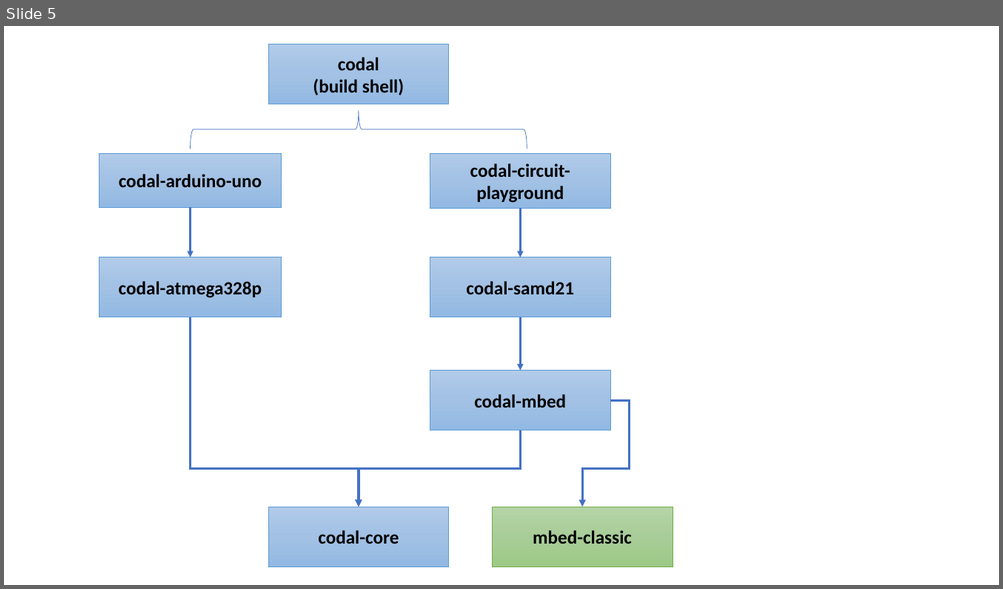
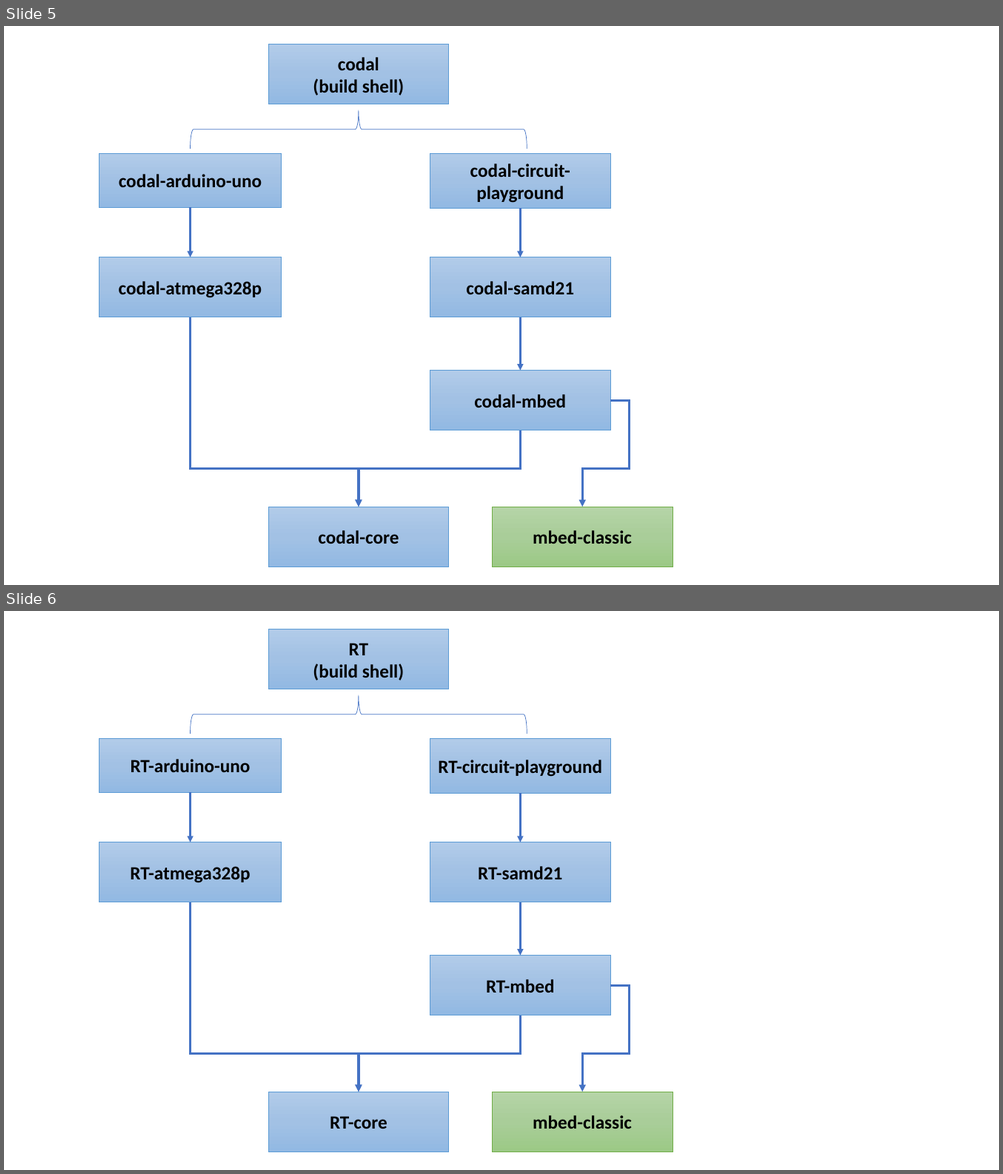
Before and after one commit to microsoft/pxt, a slide deck: papers/tr2017/diagrams.pptx. Shown one above the other, each under a label of ours: slide 5 before the commit, slides 5 and 6 after it. The pictures are 1003x589 and 1003x1174 pixels, drawn with LibreOffice and Linux fonts; fonts in the diff are those of the drawing. Boxes give left, top, right and bottom in pixels: in the first picture for what was removed or moved away, otherwise in the second. Text is boxed around its words. In the diff, an @@ line names an element or a change of style, - is before the commit and + after.

```diff
--- a/papers/tr2017/diagrams.pptx
+++ b/papers/tr2017/diagrams.pptx
@@ slide 6 added at [4,611,999,1170], background #FFFFFF @@
@@ rectangle added at [268,629,449,689], fill gradient #B1CBE9 to #A3C1E5 to #93B9E4, outline #5B9BD5 0.5 pt, 18 pt, text #000000, bold @@
+RT
+(build shell)
@@ right brace added at [190,695,526,734], outline #4472C4 0.5 pt @@
@@ rectangle added at [99,738,282,792], fill gradient #B1CBE9 to #A3C1E5 to #93B9E4, outline #5B9BD5 0.5 pt, 18 pt, text #000000, bold @@
+RT-arduino-uno
@@ rectangle added at [430,738,611,793], fill gradient #B1CBE9 to #A3C1E5 to #93B9E4, outline #5B9BD5 0.5 pt, 18 pt, text #000000, bold @@
+RT-circuit-playground
@@ arrow added from (190, 792) to (190, 843), #4472C4 2 pt @@
@@ arrow added from (521, 793) to (521, 843), #4472C4 2 pt @@
@@ rectangle added at [99,843,282,902], fill gradient #B1CBE9 to #A3C1E5 to #93B9E4, outline #5B9BD5 0.5 pt, 18 pt, text #000000, bold @@
+RT-atmega328p
@@ rectangle added at [430,843,611,902], fill gradient #B1CBE9 to #A3C1E5 to #93B9E4, outline #5B9BD5 0.5 pt, 18 pt, text #000000, bold @@
+RT-samd21
@@ elbow arrow added from (190, 903) to (358, 1092), #4472C4 2.25 pt @@
@@ arrow added from (521, 903) to (521, 956), #4472C4 2 pt @@
@@ rectangle added at [430,956,611,1015], fill gradient #B1CBE9 to #A3C1E5 to #93B9E4, outline #5B9BD5 0.5 pt, 18 pt, text #000000, bold @@
+RT-mbed
@@ elbow arrow added from (611, 985) to (582, 1092), #4472C4 2.25 pt @@
@@ elbow arrow added from (521, 1015) to (358, 1092), #4472C4 2.25 pt @@
@@ rectangle added at [268,1092,449,1152], fill gradient #B1CBE9 to #A3C1E5 to #93B9E4, outline #5B9BD5 0.5 pt, 18 pt, text #000000, bold @@
+RT-core
@@ rectangle added at [492,1092,672,1152], fill gradient #B5D5A7 to #AACE9A to #9CC987, outline #70AD47 0.5 pt, 18 pt, text #000000, bold @@
+mbed-classic
```
Also in this commit, not shown: 1 slide changed, 5 other files.
